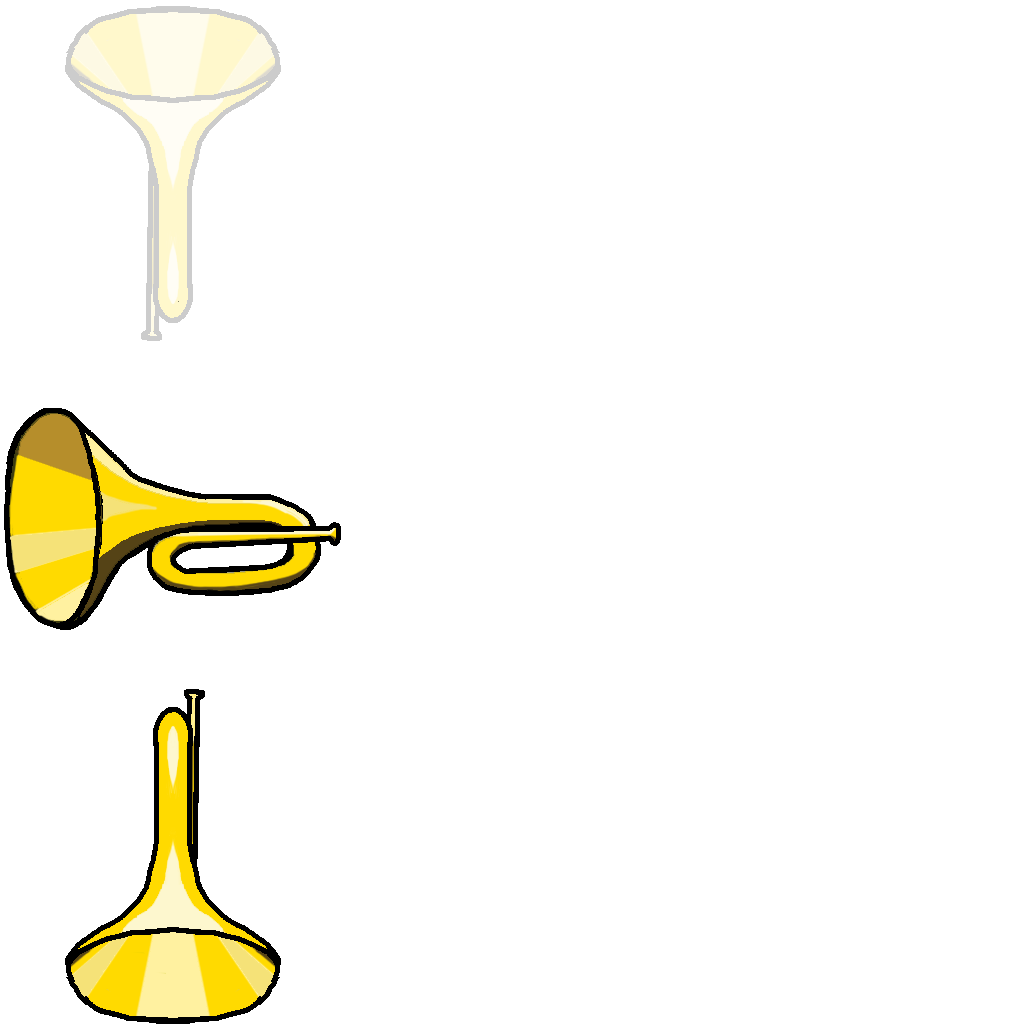
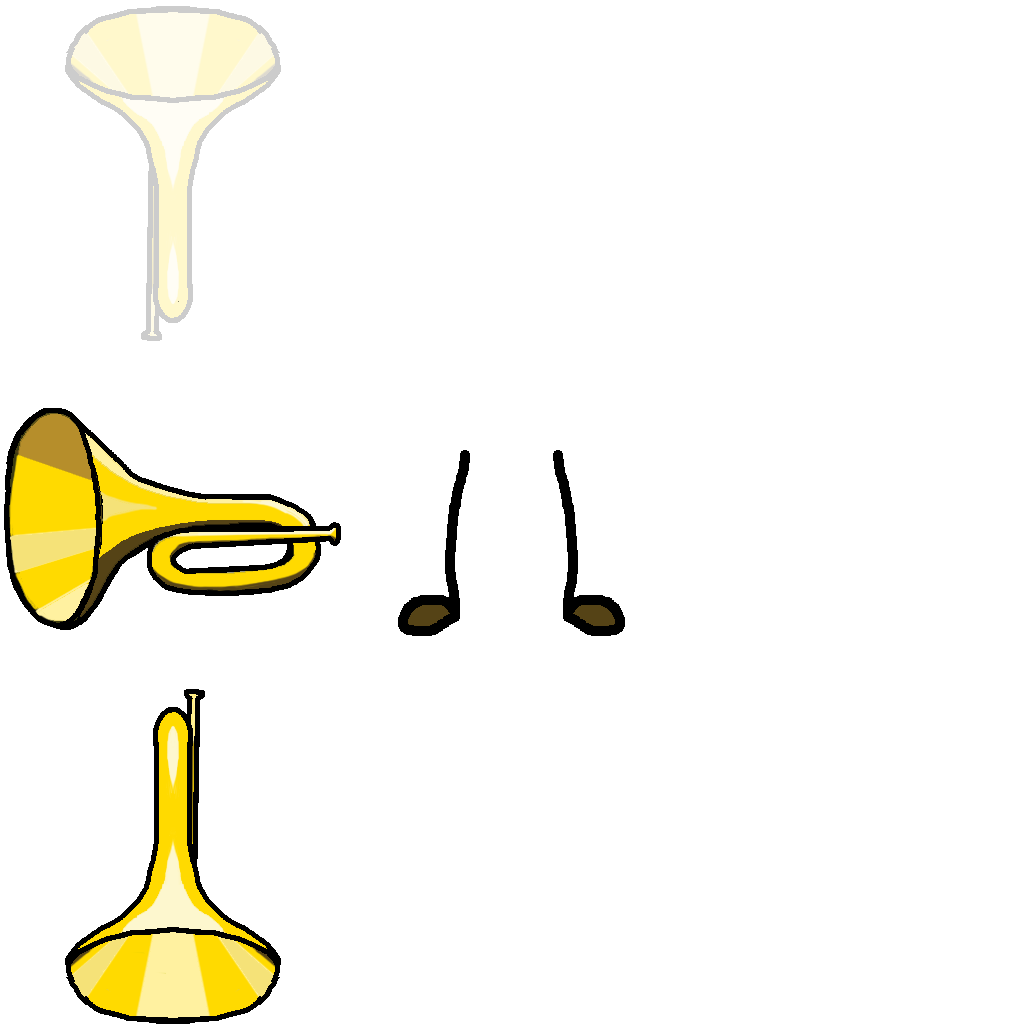
Comparing the layer stacks of the two 1024px x 1024px images. Changes:
painted on "Layer 3 copy" (2nd of 2, in "Down Facing") over bbox(398, 450, 625, 636)
